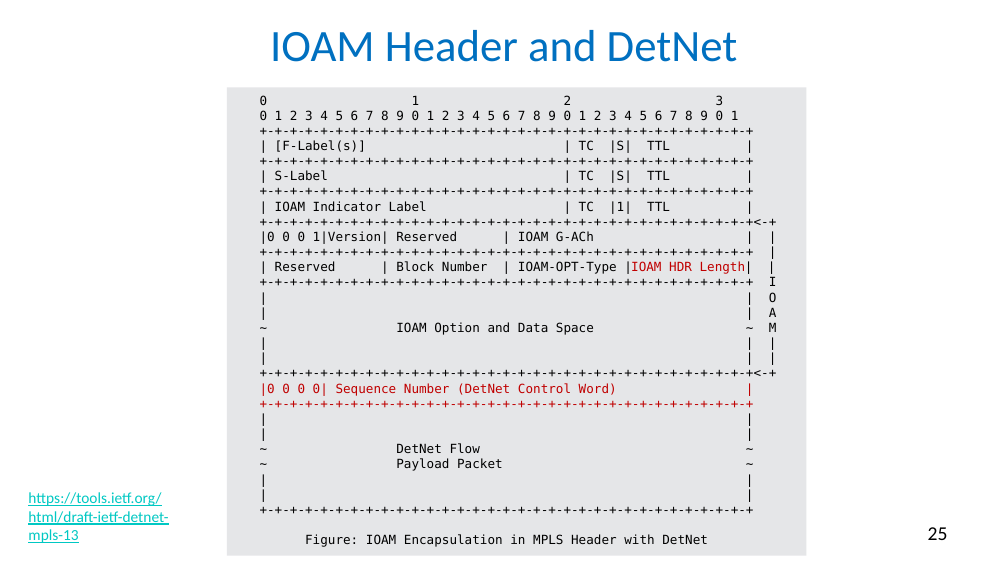
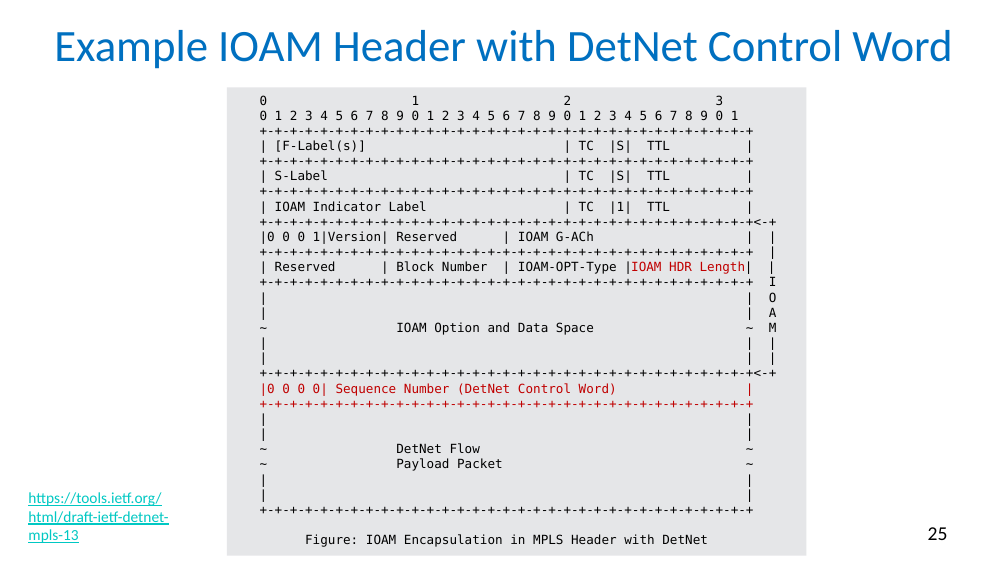
Before and after one commit to rakgandhi/ietf-slides, a slide deck: slide 25 of draft-gandhi-mpls-ioam-sr-05.pptx. Drawn at 1008x567 pixels with LibreOffice and Linux fonts; fonts in the diff are those of the drawing. Boxes give left, top, right and bottom in pixels: in the first picture for what was removed or moved away, otherwise in the second. Text is boxed around its words. In the diff, an @@ line names an element or a change of style, - is before the commit and + after.

```diff
--- a/draft-gandhi-mpls-ioam-sr-05.pptx
+++ b/draft-gandhi-mpls-ioam-sr-05.pptx
@@ title at (54, 30, 952, 69): text changed @@
-IOAM Header and DetNet
+Example IOAM Header with DetNet Control Word
```
Also in this commit, not shown: 10 other slides changed, 1 other file.
